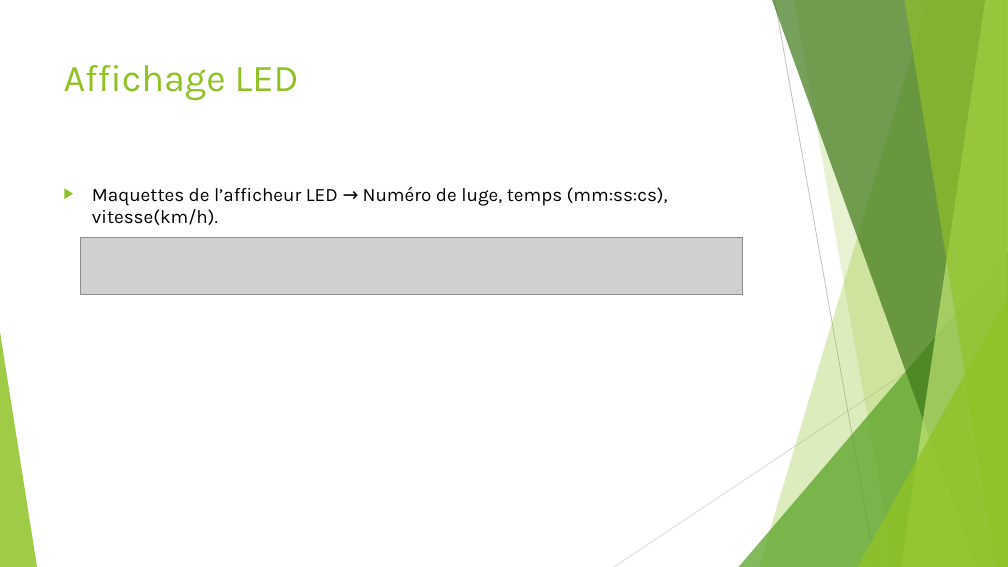
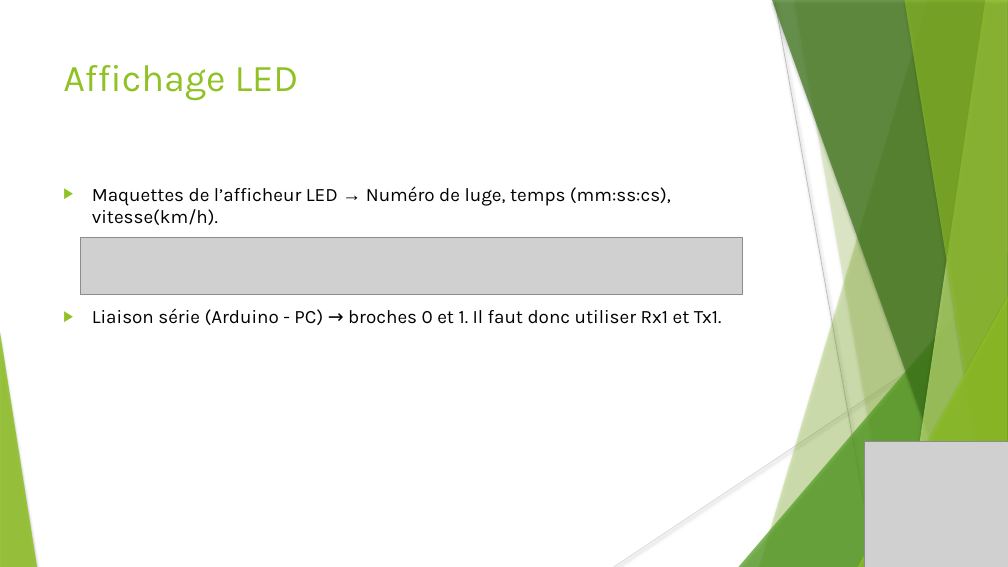
Before and after one commit to hugo-gclvs/Chrono-Luge, a slide deck: slide 12 of 4-Rapports/Projet technique revue 2 Clément.pptx (slide 11 before the commit). Drawn at 1008x567 pixels with LibreOffice and Linux fonts; fonts in the diff are those of the drawing; grey boxes stand for pictures. Boxes give left, top, right and bottom in pixels: in the first picture for what was removed or moved away, otherwise in the second. Text is boxed around its words. In the diff, an @@ line names an element or a change of style, - is before the commit and + after.

```diff
--- a/4-Rapports/Projet technique revue 2 Clément.pptx
+++ b/4-Rapports/Projet technique revue 2 Clément.pptx
@@ line (775, 0) - (876, 567): stroke #BFBFBF 0.75 pt to #BFBFBF 0.74 pt @@
@@ freeform shape at (x1=794, y1=0, x2=1008, y2=567): shadow on; outline redrawn @@
@@ text at (x1=92, y1=186, x2=671, y2=225): font Karla to Arial in "→"; indent changed @@
@@ shadow on in 6 elements at (x1=759, y1=0, x2=1008, y2=567), (x1=739, y1=252, x2=1008, y2=567), (x1=772, y1=0, x2=1008, y2=567), (x1=901, y1=0, x2=1008, y2=567), (x1=904, y1=0, x2=1008, y2=567), (x1=858, y1=297, x2=1008, y2=567) @@
@@ text at (x1=92, y1=309, x2=722, y2=325): paragraph added @@
+▶ Liaison série (Arduino - PC) → broches 0 et 1. Il faut donc utiliser Rx1 et Tx1.
@@ line (1008, 305) - (614, 567): stroke #D9D9D9 0.75 pt to #D9D9D9 0.74 pt @@
@@ picture added at (x1=865, y1=442, x2=1008, y2=567) @@
```
Also in this commit, not shown: 10 other slides changed, 2 slides added.
